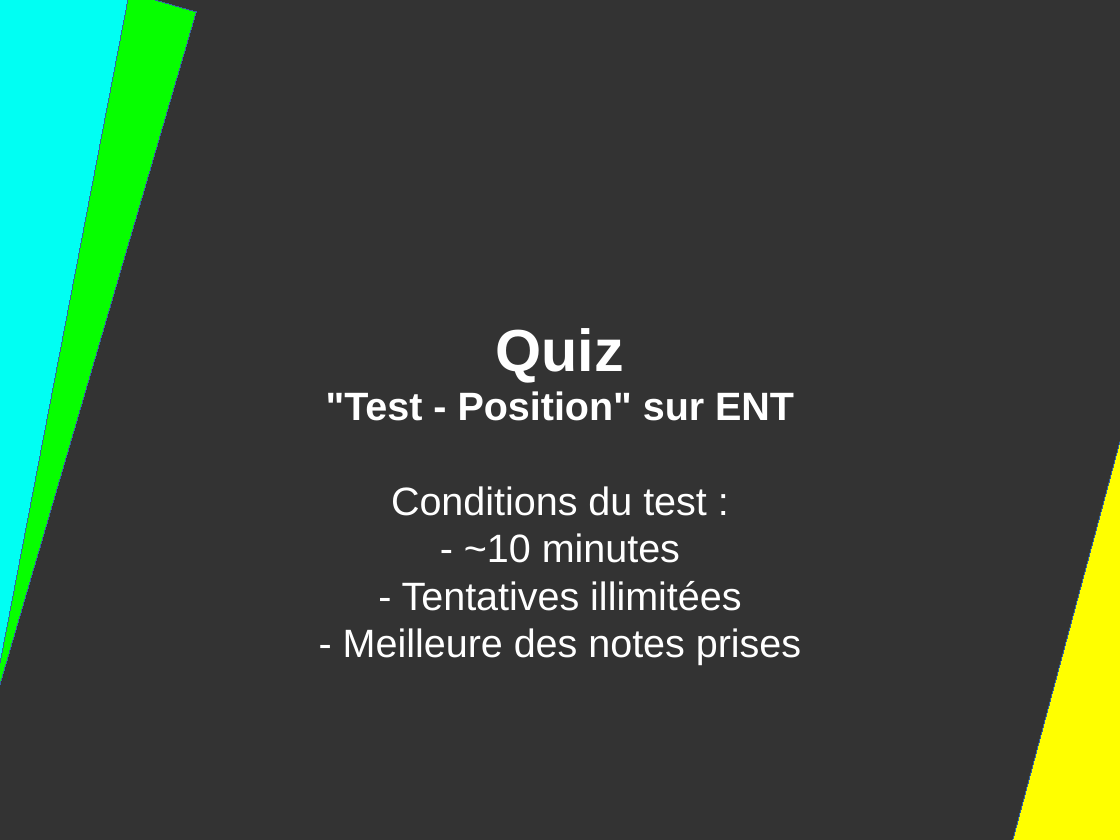
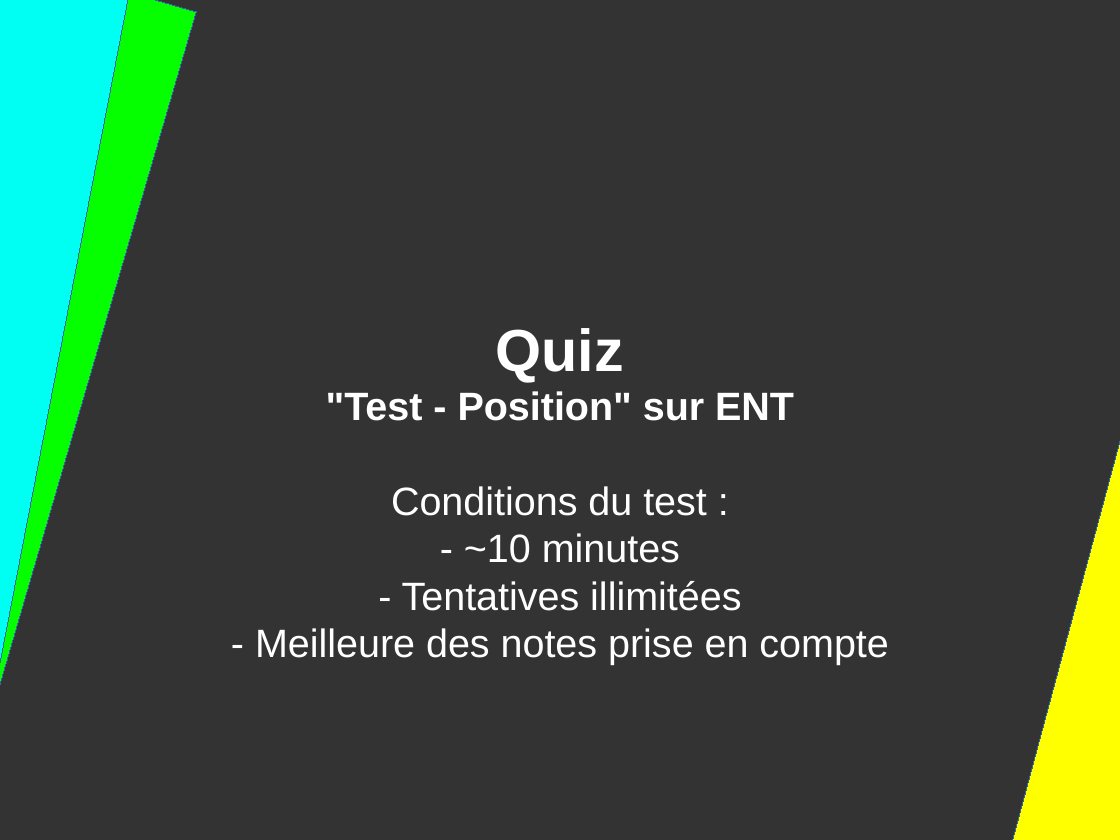
Before and after one commit to DanYellow/presentations, a slide deck: slide 75 of mmi/html/travaux-pratiques/numero-2/presentation.odp (slide 74 before the commit). Drawn at 1120x840 pixels with LibreOffice and Linux fonts; fonts in the diff are those of the drawing. Boxes give left, top, right and bottom in pixels: in the first picture for what was removed or moved away, otherwise in the second. Text is boxed around its words. In the diff, an @@ line names an element or a change of style, - is before the commit and + after.

```diff
--- a/mmi/html/travaux-pratiques/numero-2/presentation.odp
+++ b/mmi/html/travaux-pratiques/numero-2/presentation.odp
@@ title at (255,391,888,665): text changed @@
-"Test - Position" sur ENT
-Conditions du test :
-- ~10 minutes
-- Tentatives illimitées
-- Meilleure des notes prises
+"Test - Position" sur ENT
+Conditions du test :
+- ~10 minutes
+- Tentatives illimitées
+- Meilleure des notes prise en compte
```
Also in this commit, not shown: 3 other slides changed, 6 slides added, 3 other files.
